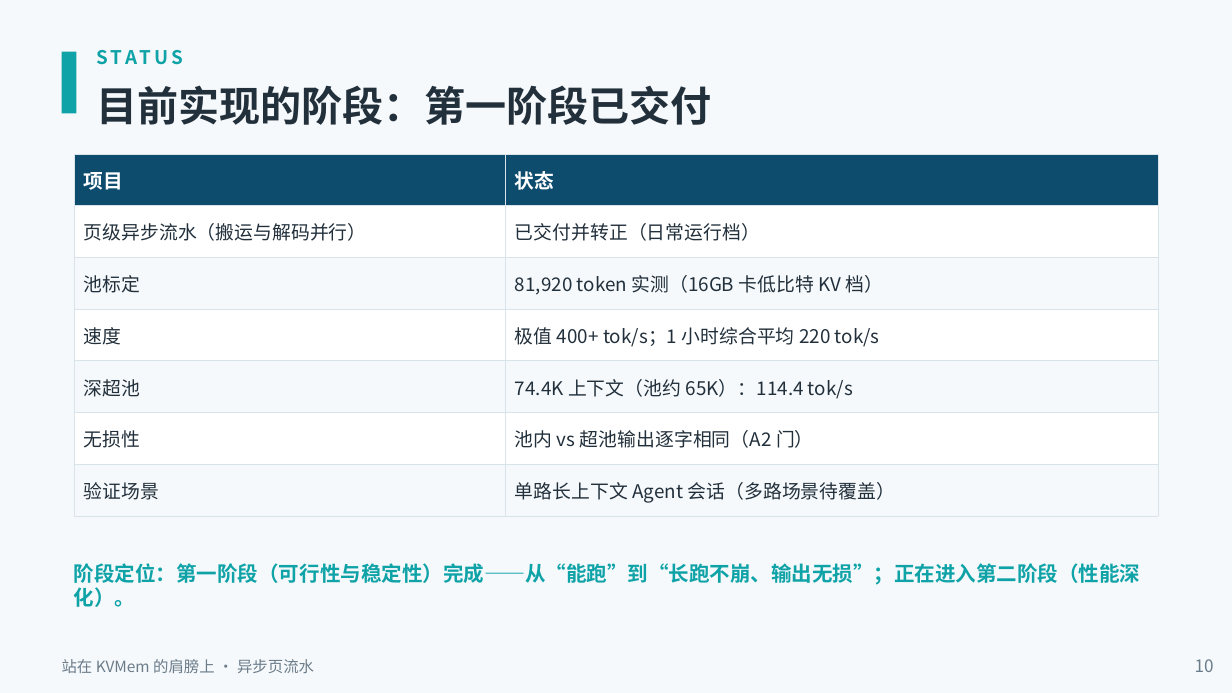
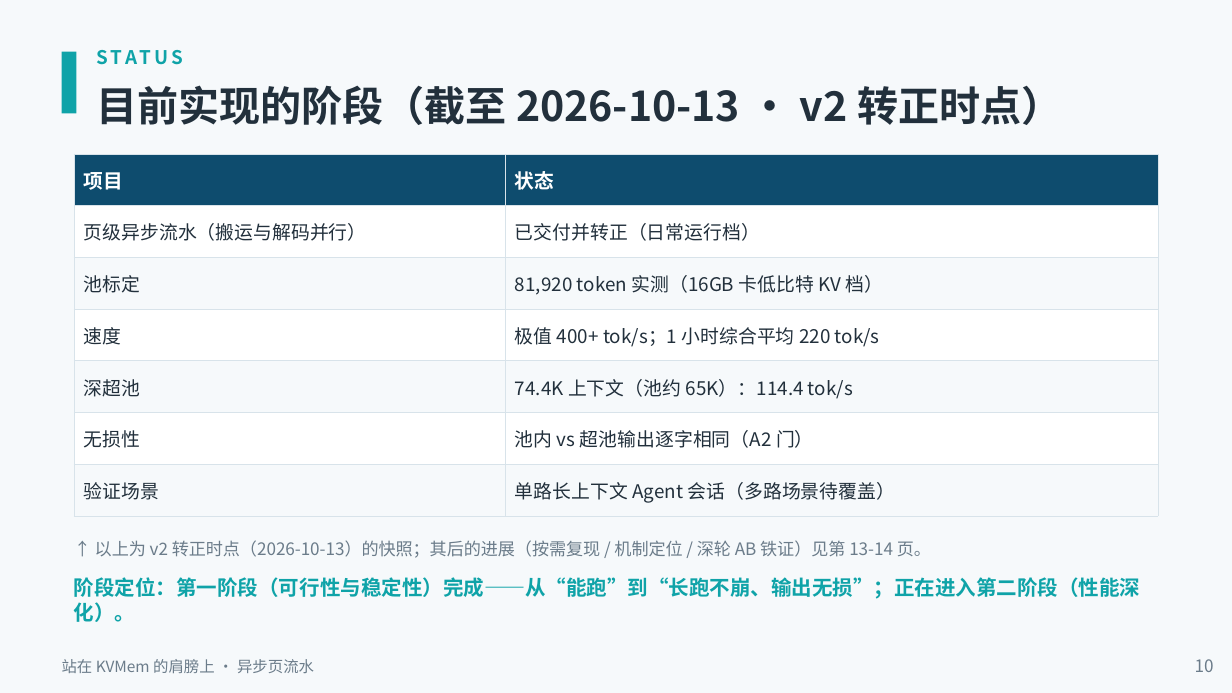
Before and after one commit to paicat1/Ninfer-KVMem-Async, a slide deck: slide 10 of docs/异步页流水-技术说明.pptx. Drawn at 1232x693 pixels with LibreOffice and Linux fonts; fonts in the diff are those of the drawing. Boxes give left, top, right and bottom in pixels: in the first picture for what was removed or moved away, otherwise in the second. Text is boxed around its words. In the diff, an @@ line names an element or a change of style, - is before the commit and + after.

```diff
--- a/docs/异步页流水-技术说明.pptx
+++ b/docs/异步页流水-技术说明.pptx
@@ text at [96, 85, 1062, 125]: text changed @@
-目前实现的阶段：第一阶段已交付
+目前实现的阶段（截至 2026-10-13 · v2 转正时点）
@@ text "阶段定位：第一阶段（可行性与稳定性）完成——从“能跑”到“长跑不崩、输出无损”；正在进入第二阶段（性能深化）。": place and size @@
-text "阶段定位：第一阶段（可行性与稳定性）完成——从“能跑”到“长跑不崩、输出无损”；正在进入第二阶段（性能深化）。" at [74, 563, 1141, 607]
+text "阶段定位：第一阶段（可行性与稳定性）完成——从“能跑”到“长跑不崩、输出无损”；正在进入第二阶段（性能深化）。" at [74, 577, 1141, 622]
@@ text added at [95, 540, 931, 558], 10 pt, text #6B7C8A @@
+↑ 以上为 v2 转正时点（2026-10-13）的快照；其后的进展（按需复现 / 机制定位 / 深轮 AB 铁证）见第 13-14 页。
```
Also in this commit, not shown: 3 other slides changed, 2 slides added, 3 other files.
